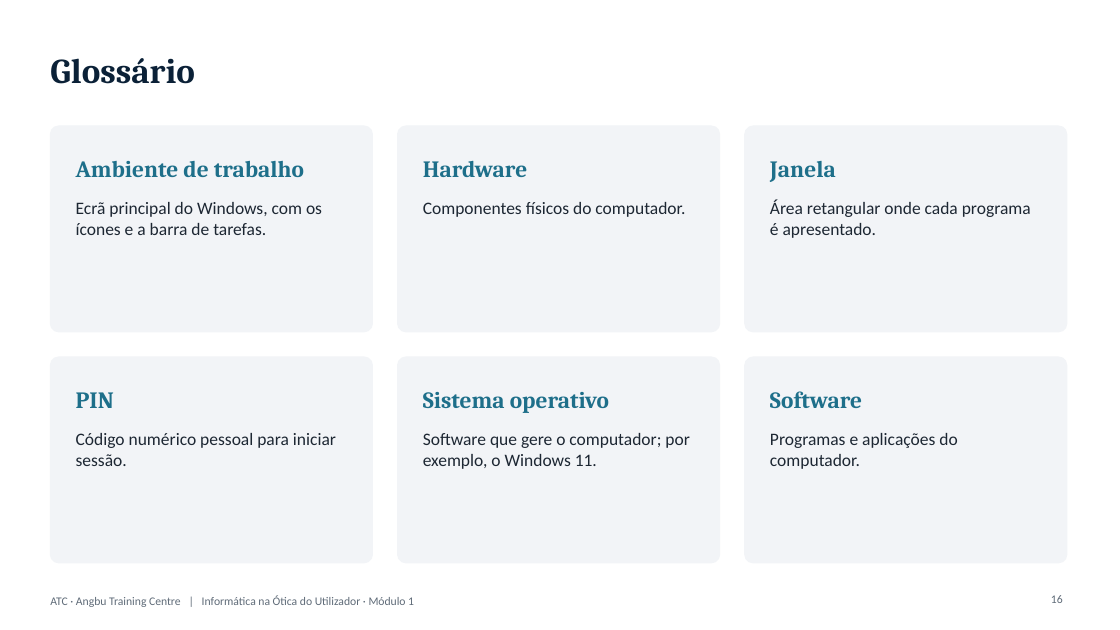
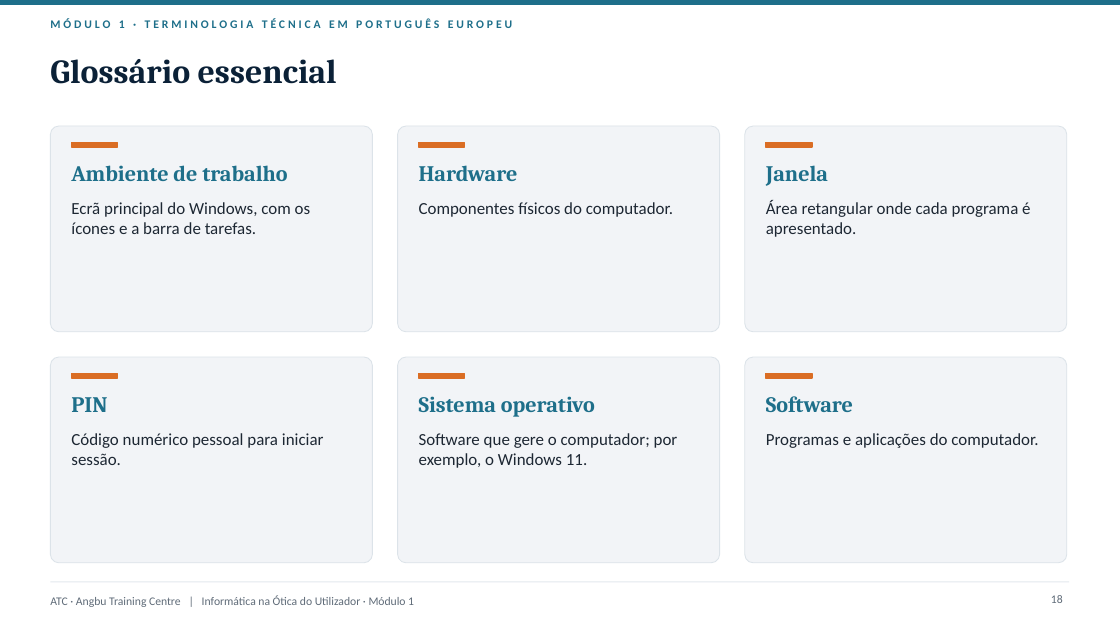
Before and after one commit to almeidaojose36/atc_lms, a slide deck: slide 18 of producao/apresentacoes/Informatica_Modulo1.pptx (slide 16 before the commit). Drawn at 1120x630 pixels with LibreOffice and Linux fonts; fonts in the diff are those of the drawing; background and template pictures are left out. Boxes give left, top, right and bottom in pixels: in the first picture for what was removed or moved away, otherwise in the second. Text is boxed around its words. In the diff, an @@ line names an element or a change of style, - is before the commit and + after.

```diff
--- a/producao/apresentacoes/Informatica_Modulo1.pptx
+++ b/producao/apresentacoes/Informatica_Modulo1.pptx
@@ rectangle added at box(0, 0, 1120, 5), fill #1E6F8A @@
@@ text added at box(50, 18, 512, 28), 10 pt, text #1E6F8A, bold @@
+MÓDULO 1 · TERMINOLOGIA TÉCNICA EM PORTUGUÊS EUROPEU
@@ title at box(50, 59, 337, 84): text changed; size 30 to 29 pt @@
-Glossário
+Glossário essencial
@@ rectangle added at box(71, 143, 118, 147), fill #DA6D24, outline #DA6D24 1 pt @@
@@ rectangle added at box(418, 143, 465, 147), fill #DA6D24, outline #DA6D24 1 pt @@
@@ rectangle added at box(766, 143, 812, 147), fill #DA6D24, outline #DA6D24 1 pt @@
@@ outline #F2F4F7 1 pt to #DCE3E9 0.75 pt in 6 elements at box(50, 126, 372, 332), box(397, 126, 719, 332), box(745, 126, 1067, 332), box(50, 357, 372, 563), box(397, 357, 719, 563), box(745, 357, 1067, 563) @@
@@ rectangle added at box(71, 374, 118, 378), fill #DA6D24, outline #DA6D24 1 pt @@
@@ rectangle added at box(418, 374, 465, 378), fill #DA6D24, outline #DA6D24 1 pt @@
@@ size 20 to 19 pt in 6 elements at box(71, 165, 287, 181), box(419, 165, 518, 181), box(766, 165, 828, 186), box(71, 397, 107, 412), box(419, 396, 595, 417), box(766, 396, 853, 412) @@
@@ rectangle added at box(766, 374, 812, 378), fill #DA6D24, outline #DA6D24 1 pt @@
@@ size 15 to 14.5 pt in 6 elements at box(71, 202, 311, 234), box(419, 202, 673, 217), box(766, 200, 1030, 237), box(71, 433, 324, 465), box(419, 433, 678, 468), box(766, 433, 1038, 448) @@
@@ rectangle added at box(50, 581, 1070, 582), fill #E3E8EE @@
```
Also in this commit, not shown: 16 other slides changed, 2 slides added, 22 other files.
